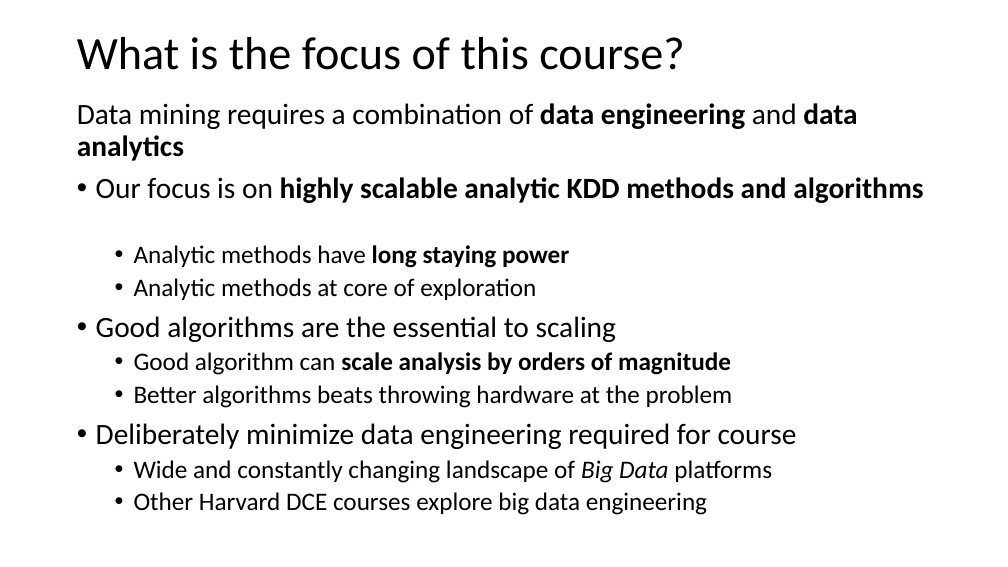
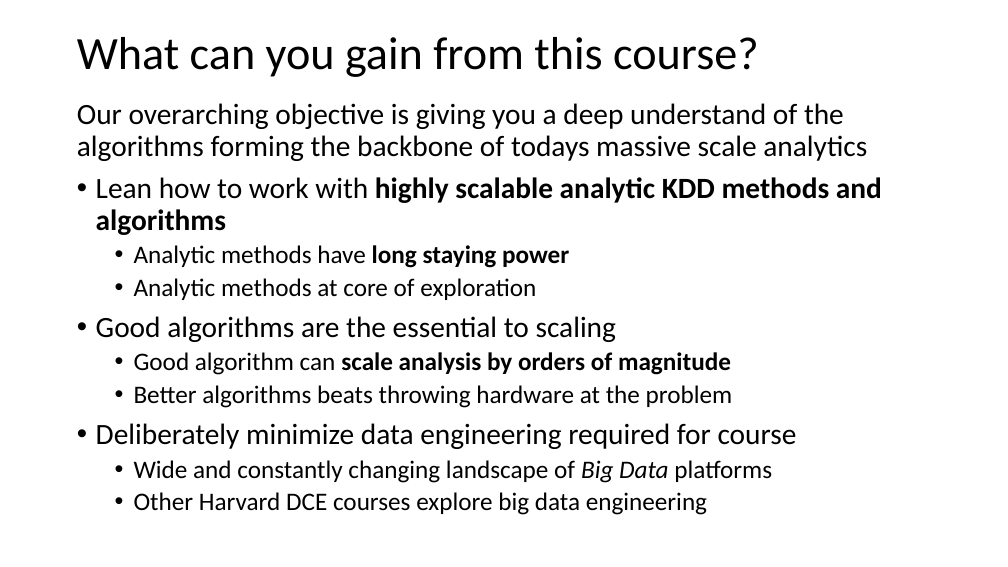
Before and after one commit to tenevian/Harvard-SSP-Data-Mining, a slide deck: slide 11 of slides/1_Introduction.pptx. Drawn at 1008x567 pixels with LibreOffice and Linux fonts; fonts in the diff are those of the drawing. Boxes give left, top, right and bottom in pixels: in the first picture for what was removed or moved away, otherwise in the second. Text is boxed around its words. In the diff, an @@ line names an element or a change of style, - is before the commit and + after.

Commit message:
Updated course intro slides

```diff
--- a/slides/1_Introduction.pptx
+++ b/slides/1_Introduction.pptx
@@ text at (x1=77, y1=37, x2=759, y2=77): text changed @@
-What is the focus of this course?
+What can you gain from this course?
@@ text at (x1=77, y1=103, x2=882, y2=235): text changed; bold off @@
-Data mining requires a combination of data engineering and data analytics
-• Our focus is on highly scalable analytic KDD methods and algorithms
+Our overarching objective is giving you a deep understand of the algorithms forming the backbone of todays massive scale analytics
+• Lean how to work with highly scalable analytic KDD methods and algorithms
```
Also in this commit, not shown: 1 other slide changed.
